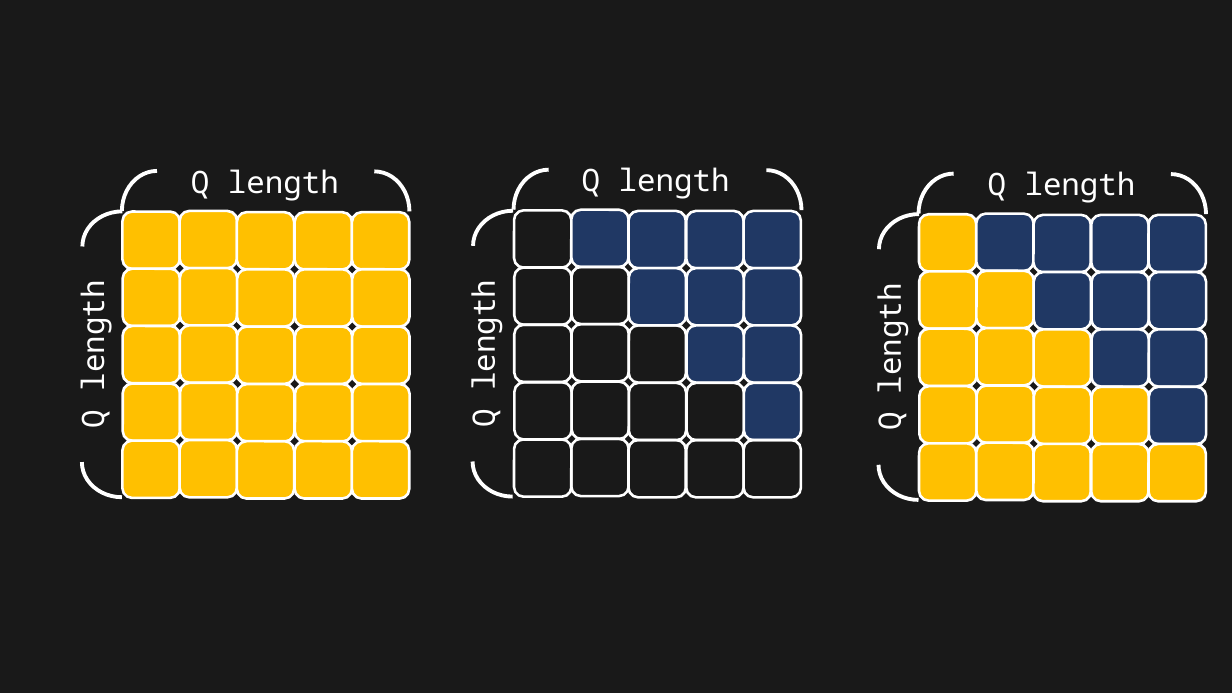
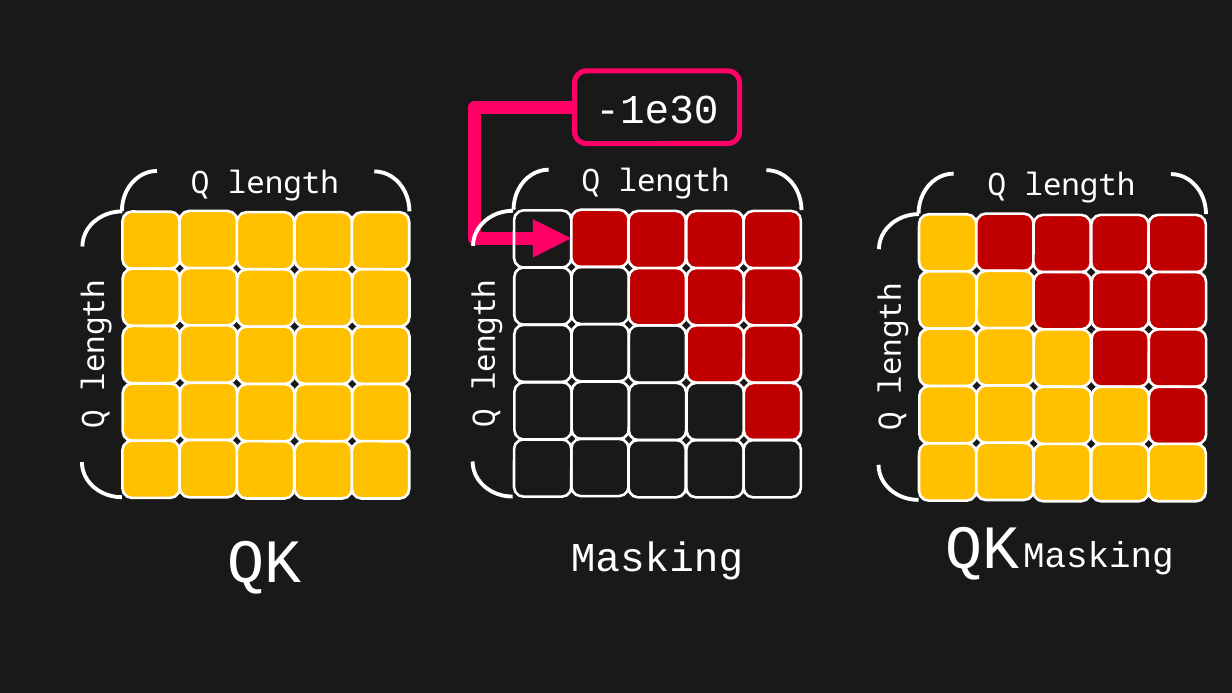
Before and after one commit to toonnyy8/PPT, a slide deck: slide 13 of Attention-is-all-you-need/image.pptx (slide 12 before the commit). Drawn at 1232x693 pixels with LibreOffice and Linux fonts; fonts in the diff are those of the drawing. Boxes give left, top, right and bottom in pixels: in the first picture for what was removed or moved away, otherwise in the second. Text is boxed around its words. In the diff, an @@ line names an element or a change of style, - is before the commit and + after.

```diff
--- a/Attention-is-all-you-need/image.pptx
+++ b/Attention-is-all-you-need/image.pptx
@@ rounded rectangle added at (x1=575, y1=71, x2=740, y2=144), outline #FF0066 4 pt, 32 pt, text #FFFFFF @@
+-1e30
@@ elbow arrow added from (575, 107) to (571, 238), #FF0066 10 pt @@
@@ fill #203864 to #C00000 in 20 elements at (x1=571, y1=210, x2=628, y2=267), (x1=628, y1=211, x2=686, y2=268), (x1=628, y1=268, x2=686, y2=325), (x1=687, y1=211, x2=744, y2=268), (x1=687, y1=268, x2=744, y2=325), (x1=687, y1=325, x2=744, y2=383), (x1=744, y1=211, x2=801, y2=268), (x1=744, y1=268, x2=801, y2=325), (x1=744, y1=325, x2=801, y2=383), (x1=744, y1=383, x2=801, y2=440), (x1=977, y1=213, x2=1034, y2=271), (x1=1033, y1=215, x2=1091, y2=273), (x1=1034, y1=272, x2=1092, y2=329), (x1=1092, y1=215, x2=1149, y2=273), (x1=1092, y1=272, x2=1149, y2=329), (x1=1092, y1=329, x2=1149, y2=386), (x1=1149, y1=215, x2=1206, y2=273), (x1=1149, y1=272, x2=1206, y2=329), (x1=1149, y1=329, x2=1206, y2=386), (x1=1149, y1=387, x2=1206, y2=445) @@
@@ text added at (x1=946, y1=527, x2=1020, y2=580), 48 pt, text #FFFFFF @@
+QK
@@ text added at (x1=228, y1=541, x2=302, y2=594), 48 pt, text #FFFFFF @@
+QK
@@ text added at (x1=571, y1=541, x2=743, y2=580), 32 pt, text #FFFFFF @@
+Masking
@@ text added at (x1=1023, y1=541, x2=1174, y2=575), 28 pt, text #FFFFFF @@
+Masking
```
Also in this commit, not shown: 4 other slides changed, 1 slide added.
